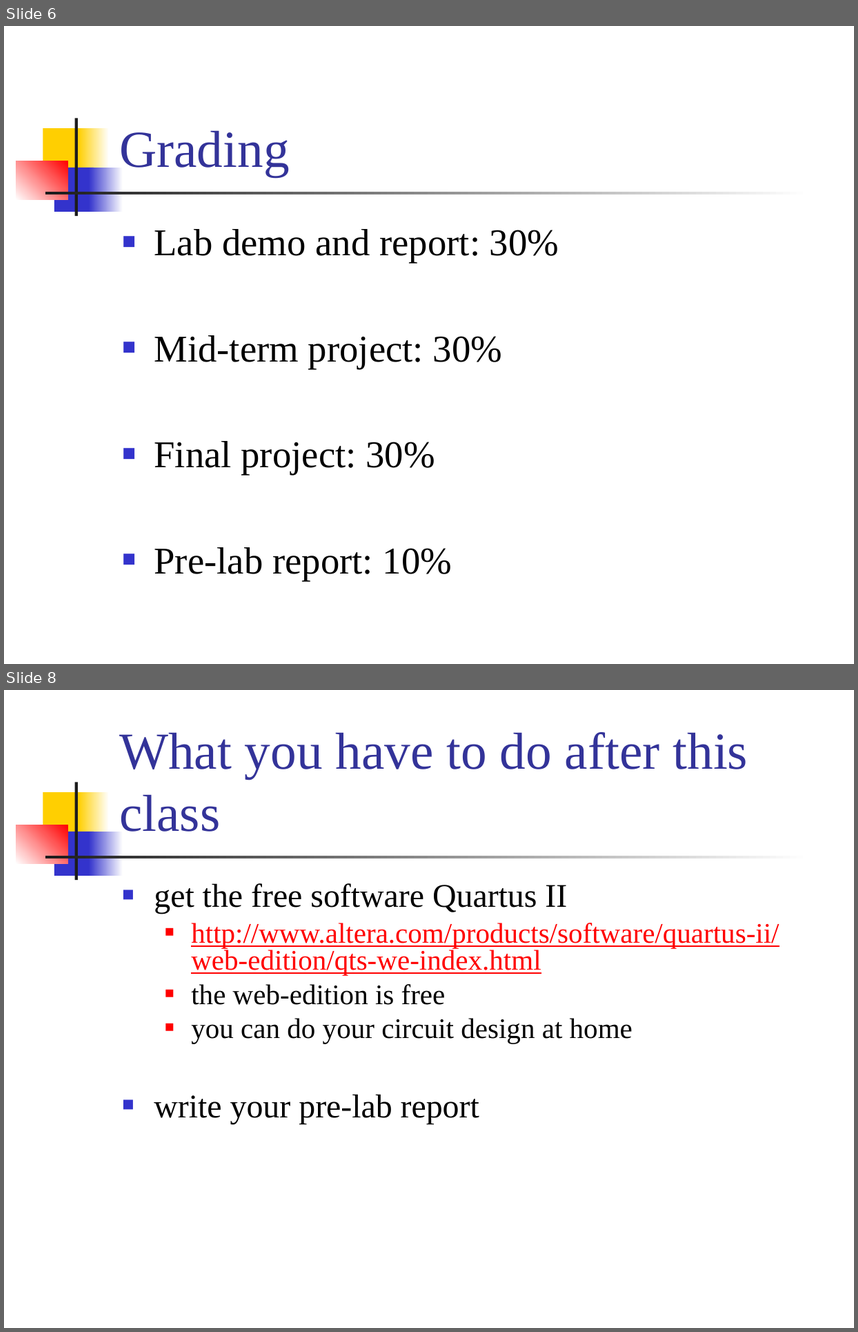
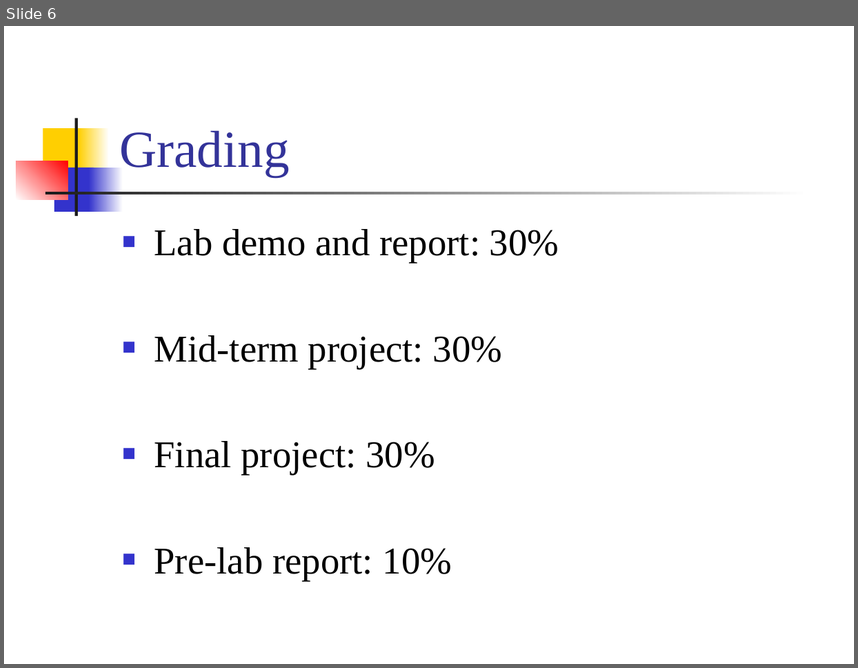
Before and after one commit to CGUSystemCourses/Comp_Org-2018, a slide deck: Lectures/lec00-course_intro/lab00-lab_rules.pptx. Shown one above the other, each under a label of ours: slides 6 and 8 before the commit, slide 6 after it; the slides between them are not shown. The pictures are 858x1332 and 858x668 pixels, drawn with LibreOffice and Linux fonts; fonts in the diff are those of the drawing. Boxes give left, top, right and bottom in pixels: in the first picture for what was removed or moved away, otherwise in the second. Text is boxed around its words. In the diff, an @@ line names an element or a change of style, - is before the commit and + after.

```diff
--- a/Lectures/lec00-course_intro/lab00-lab_rules.pptx
+++ b/Lectures/lec00-course_intro/lab00-lab_rules.pptx
@@ slide 8 removed at [4,690,854,1328], background #FFFFFF; not listed: 7 template elements that a slide beside it also shows @@
@@ title removed at [119,732,749,831] @@
-What you have to do after this class
@@ text removed at [154,883,779,1124] @@
-■ get the free software Quartus II
-  ■ http://www.altera.com/products/software/quartus-ii/web-edition/qts-we-index.html
-  ■ the web-edition is free
-  ■ you can do your circuit design at home
-■ write your pre-lab report
```
Also in this commit, not shown: 3 slides changed, 1 other slide removed.
